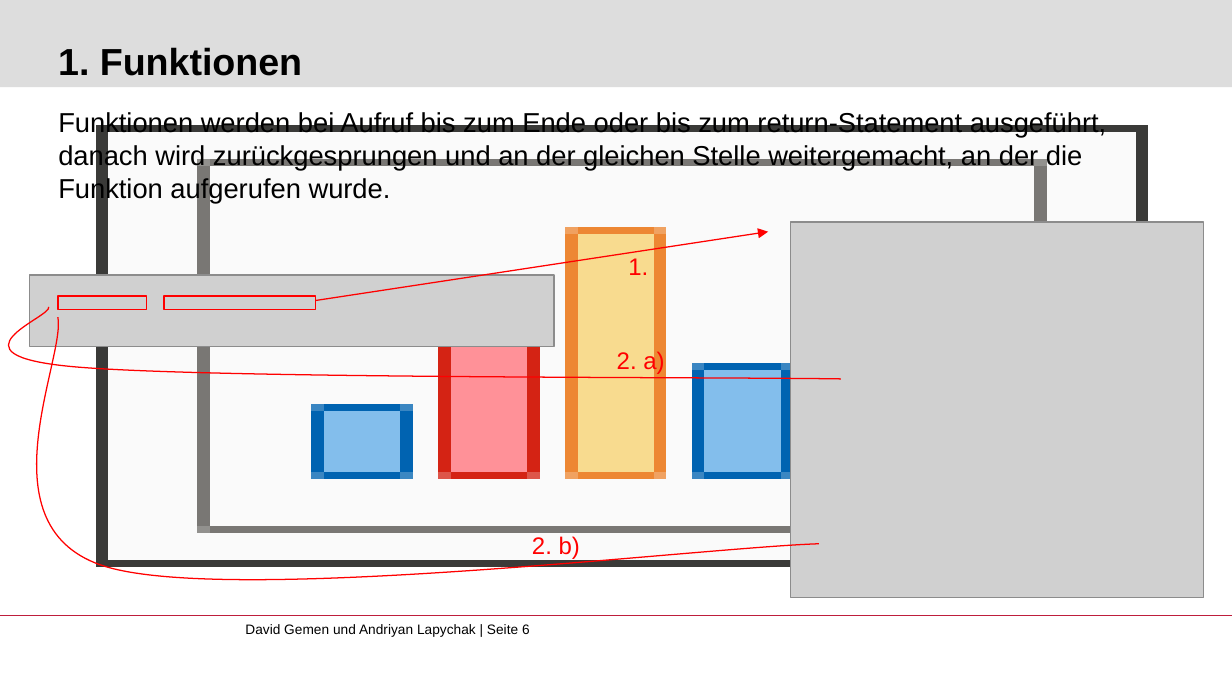
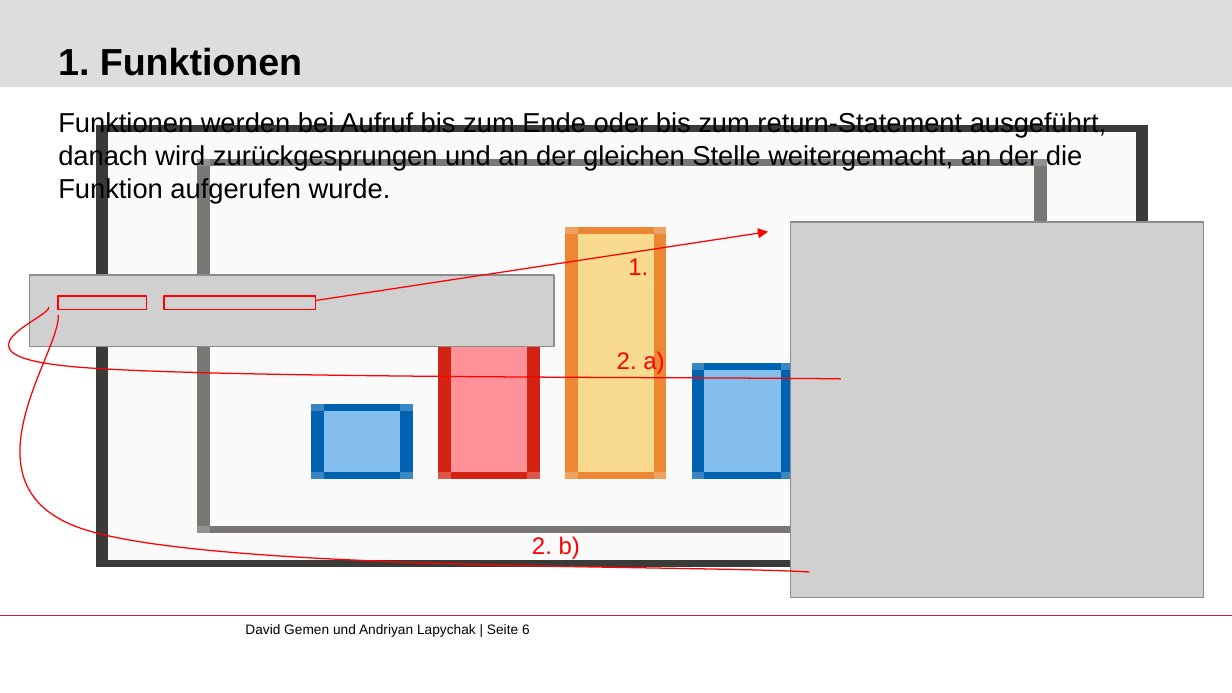
Before and after one commit to gemdav/Programmieren-1-Tutorium, a slide deck: slide 6 of slides/04_functions_classes_packages.pptx. Drawn at 1232x693 pixels with LibreOffice and Linux fonts; fonts in the diff are those of the drawing; grey boxes stand for pictures; background and template pictures are left out. Boxes give left, top, right and bottom in pixels: in the first picture for what was removed or moved away, otherwise in the second. Text is boxed around its words. In the diff, an @@ line names an element or a change of style, - is before the commit and + after.

```diff
--- a/slides/04_functions_classes_packages.pptx
+++ b/slides/04_functions_classes_packages.pptx
@@ freeform shape resized from (x1=37, y1=317, x2=819, y2=579) to (x1=20, y1=315, x2=809, y2=573) @@
```
Also in this commit, not shown: 4 other slides changed, 2 other files.
